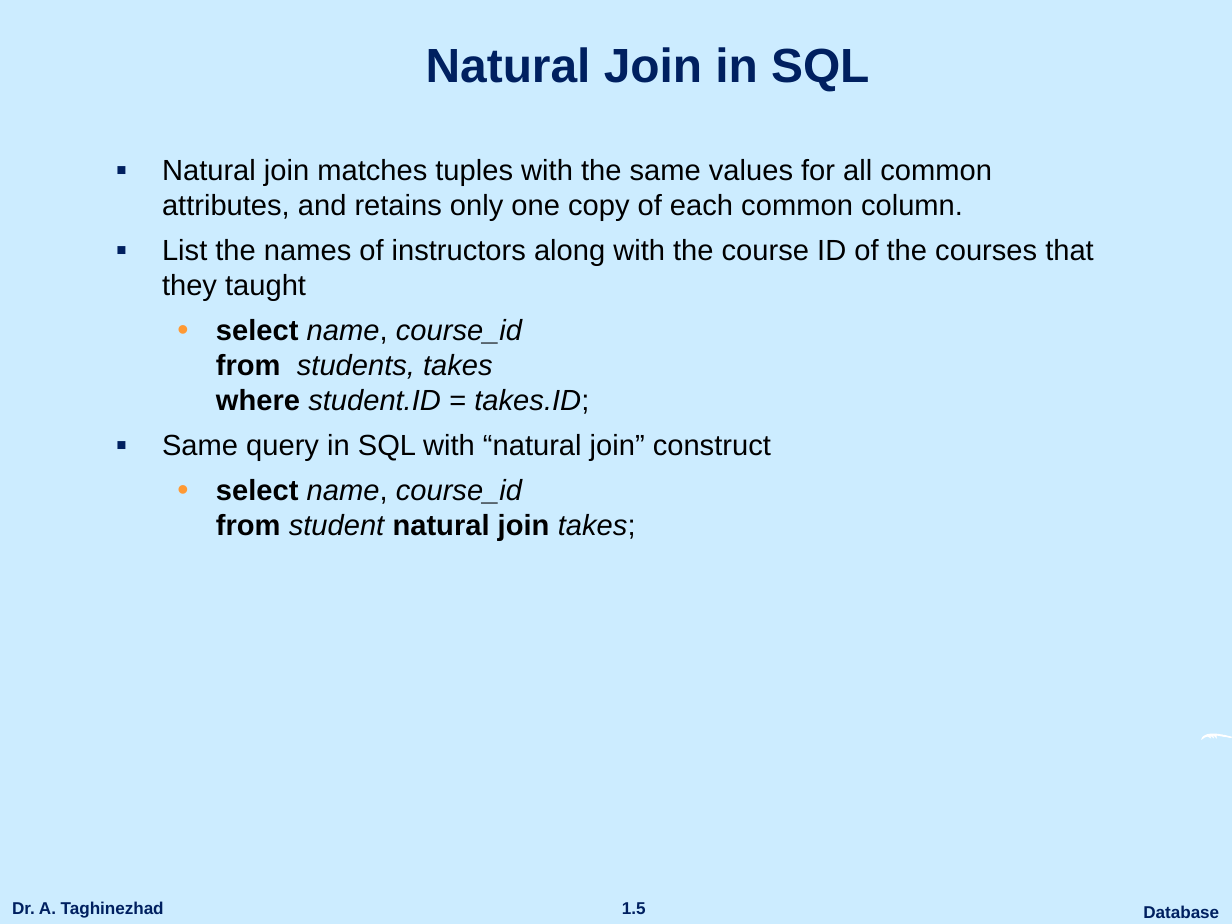
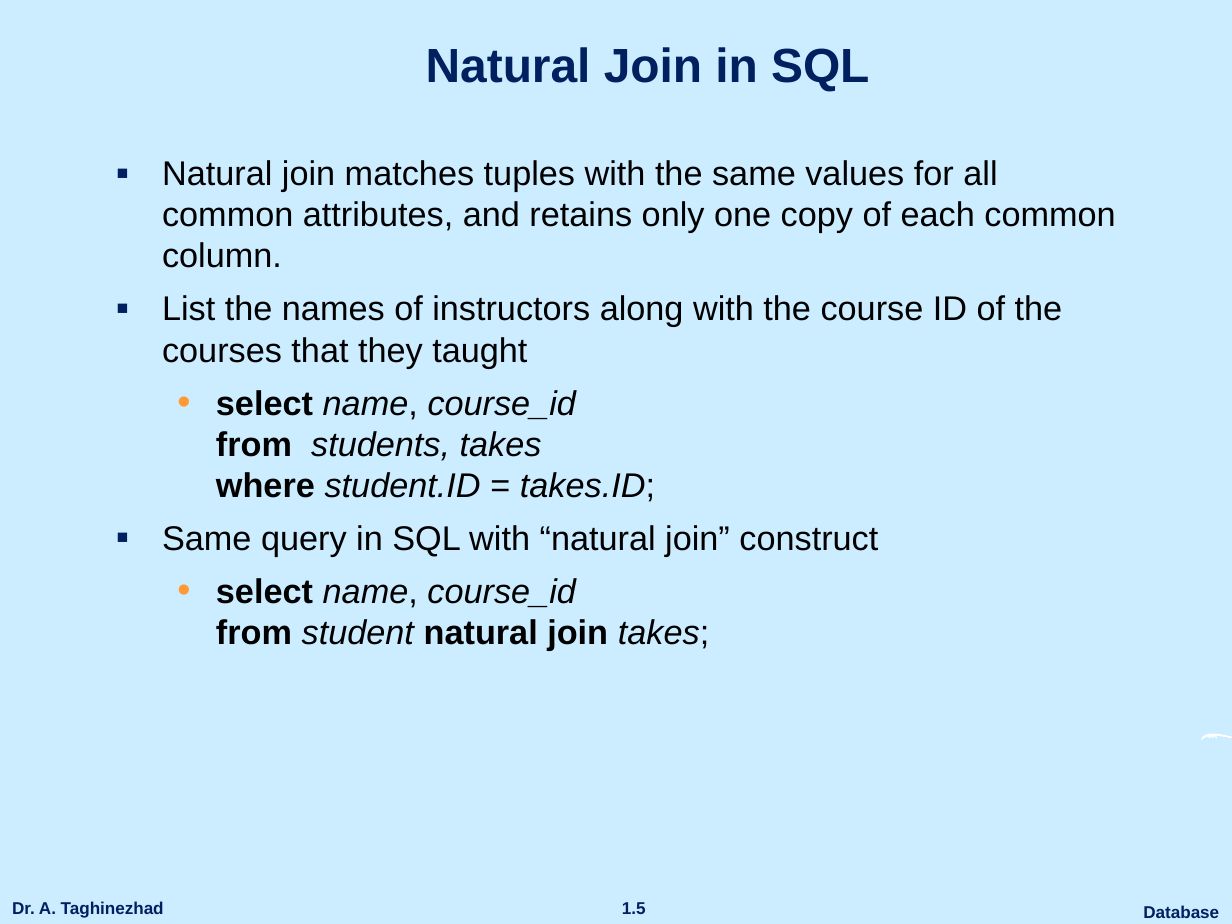
Before and after one commit to ataghinezhad/ataghinezhad.github.io, a slide deck: slide 5 of courses/downloads/temp/Database_Lec4.pptx. Drawn at 1232x924 pixels with LibreOffice and Linux fonts; fonts in the diff are those of the drawing; background and template pictures are left out. Boxes give left, top, right and bottom in pixels: in the first picture for what was removed or moved away, otherwise in the second. Text is boxed around its words. In the diff, an @@ line names an element or a change of style, - is before the commit and + after.

```diff
--- a/courses/downloads/temp/Database_Lec4.pptx
+++ b/courses/downloads/temp/Database_Lec4.pptx
@@ text "Natural join matches tuples with ..." at bbox=[162, 160, 1115, 651]: size 17 to 20 pt; more space between paragraphs @@
```
Also in this commit, not shown: 7 other slides changed, 2 other files.
